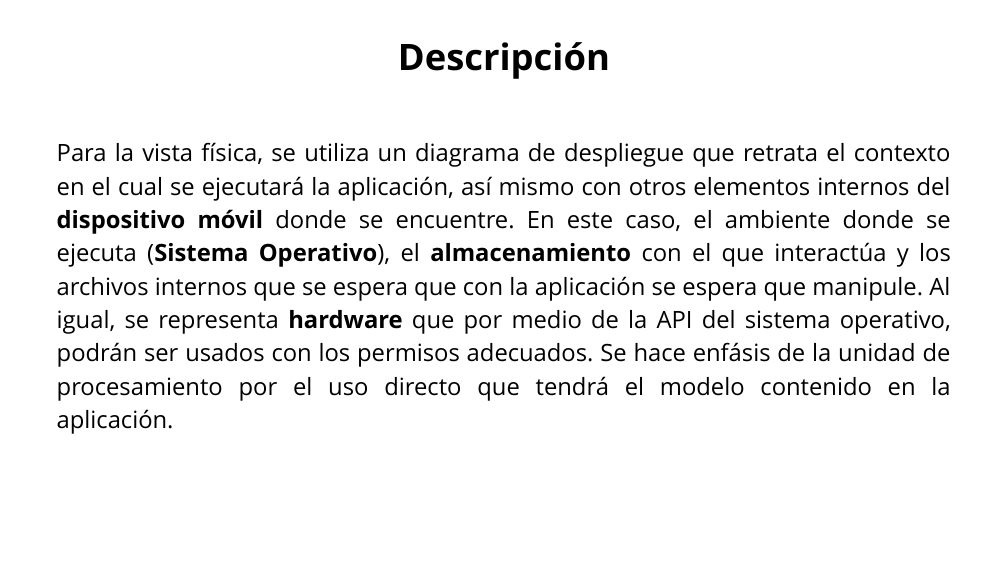
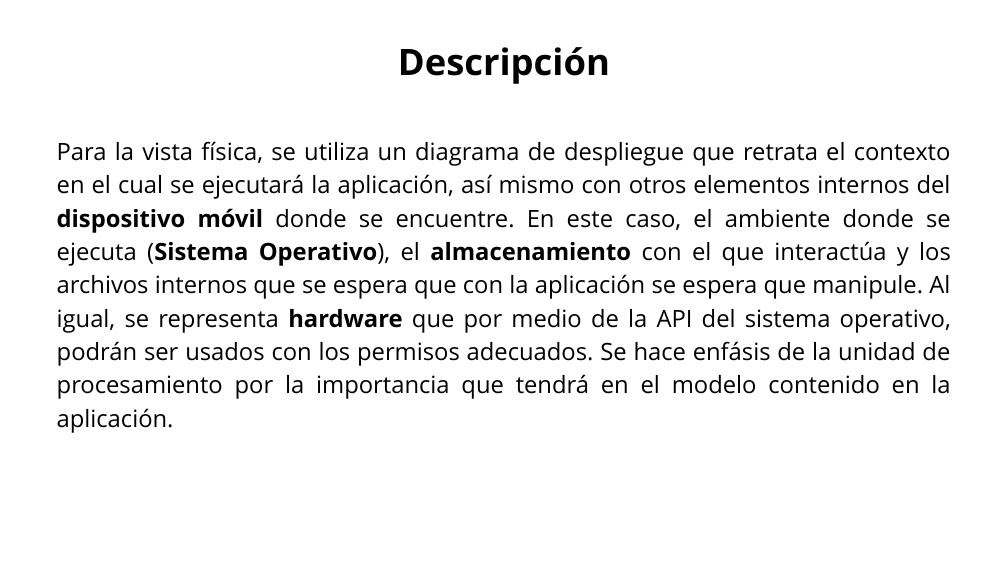
Before and after one commit to Jucer74/SoftwareArchitecture, a slide deck: slide 21 of Project/Views/SistemaSeparacionAudio.views.pptx (slide 19 before the commit). Drawn at 1008x567 pixels with LibreOffice and Linux fonts; fonts in the diff are those of the drawing. Boxes give left, top, right and bottom in pixels: in the first picture for what was removed or moved away, otherwise in the second. Text is boxed around its words. In the diff, an @@ line names an element or a change of style, - is before the commit and + after.

```diff
--- a/Project/Views/SistemaSeparacionAudio.views.pptx
+++ b/Project/Views/SistemaSeparacionAudio.views.pptx
@@ text "Descripción": place and size @@
-text "Descripción" at (398, 42, 610, 79)
+text "Descripción" at (398, 47, 610, 84)
@@ text at (57, 141, 951, 433): text changed @@
-Para la vista física, se utiliza un diagrama de despliegue que retrata el contexto en el cual se ejecutará la aplicación, así mismo con otros elementos internos del dispositivo móvil donde se encuentre. En este caso, el ambiente donde se ejecuta (Sistema Operativo), el almacenamiento con el que interactúa y los archivos internos que se espera que con la aplicación se espera que manipule. Al igual, se representa hardware que por medio de la API del sistema operativo, podrán ser usados con los permisos adecuados. Se hace enfásis de la unidad de procesamiento por el uso directo que tendrá el modelo contenido en la aplicación.
+Para la vista física, se utiliza un diagrama de despliegue que retrata el contexto en el cual se ejecutará la aplicación, así mismo con otros elementos internos del dispositivo móvil donde se encuentre. En este caso, el ambiente donde se ejecuta (Sistema Operativo), el almacenamiento con el que interactúa y los archivos internos que se espera que con la aplicación se espera que manipule. Al igual, se representa hardware que por medio de la API del sistema operativo, podrán ser usados con los permisos adecuados. Se hace enfásis de la unidad de procesamiento por la importancia que tendrá en el modelo contenido en la aplicación.
```
Also in this commit, not shown: 9 other slides changed, 7 slides added, 5 slides removed.
